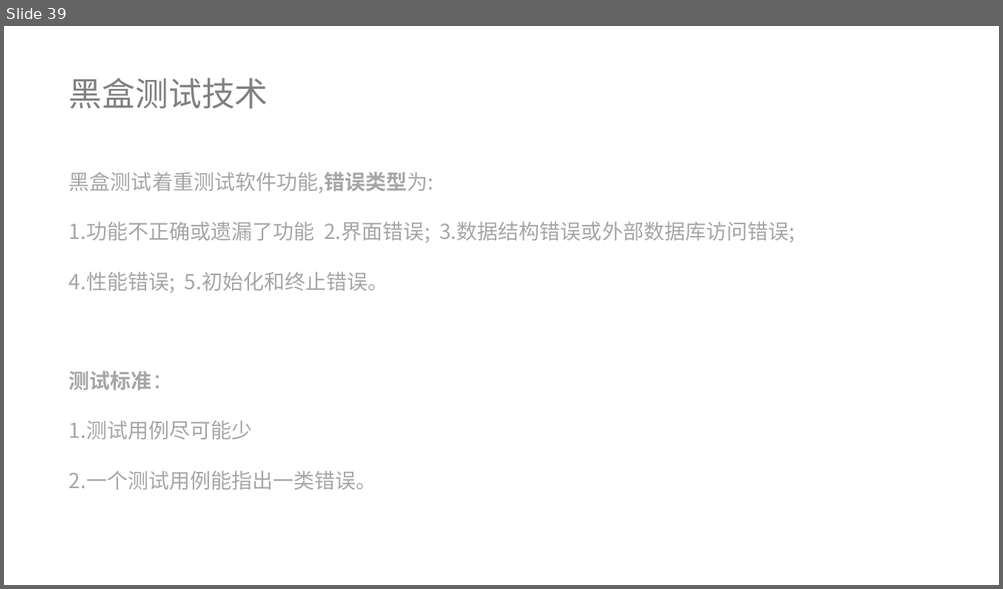
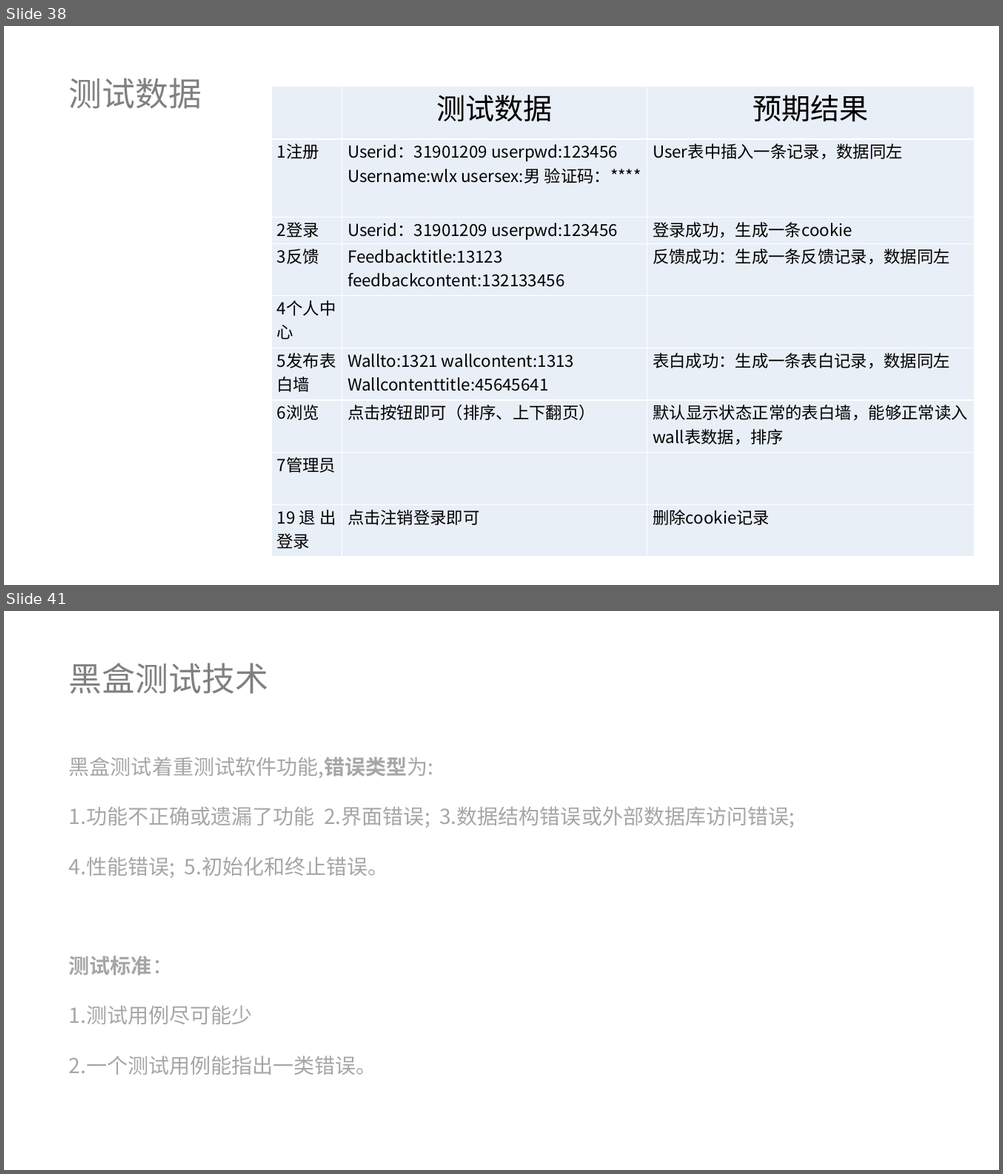
Before and after one commit to lenovo-wu/G11ZUCC, a slide deck: 翻转课堂G11.pptx. Shown one above the other, each under a label of ours: slide 39 before the commit, slides 38 and 41 after it; the slides between them are not shown. The pictures are 1003x589 and 1003x1174 pixels, drawn with LibreOffice and Linux fonts; fonts in the diff are those of the drawing. Boxes give left, top, right and bottom in pixels: in the first picture for what was removed or moved away, otherwise in the second. Text is boxed around its words. In the diff, an @@ line names an element or a change of style, - is before the commit and + after.

```diff
--- a/翻转课堂G11.pptx
+++ b/翻转课堂G11.pptx
@@ slide 38 added at [4, 26, 999, 585], background #FFFFFF @@
@@ text added at [69, 78, 202, 109], 32 pt, text #808080 @@
+测试数据
@@ table added at [271, 87, 974, 558], 9 rows, 3 columns @@
+ | 测试数据 | 预期结果
+1注册 | Userid：31901209 userpwd:123456 / Username:wlx usersex:男 验证码：**** | User表中插入一条记录，数据同左
+2登录 | Userid：31901209 userpwd:123456 | 登录成功，生成一条cookie
+3反馈 | Feedbacktitle:13123 feedbackcontent:132133456 | 反馈成功：生成一条反馈记录，数据同左
+4个人中心 |  | 
+5发布表白墙 | Wallto:1321 wallcontent:1313 / Wallcontenttitle:45645641 | 表白成功：生成一条表白记录，数据同左
+6浏览 | 点击按钮即可（排序、上下翻页） | 默认显示状态正常的表白墙，能够正常读入wall表数据，排序
+7管理员 |  | 
+19退出登录 | 点击注销登录即可 | 删除cookie记录
@@ what was slide 39 is now slide 41 @@
```
Also in this commit, not shown: 4 slides changed, 2 other slides added, 1 slide removed.
